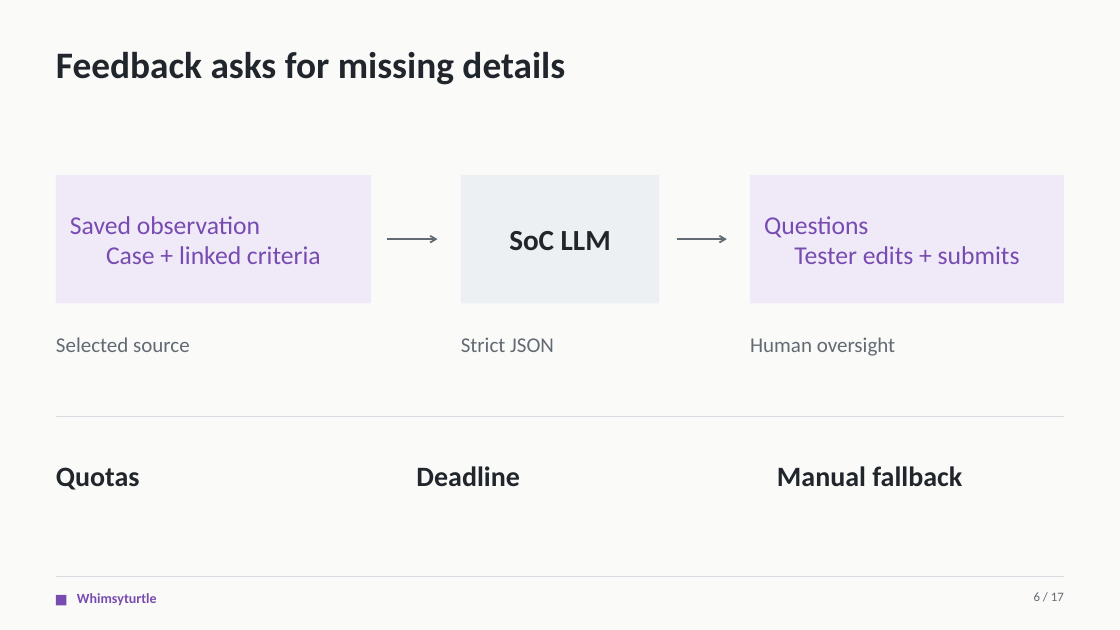
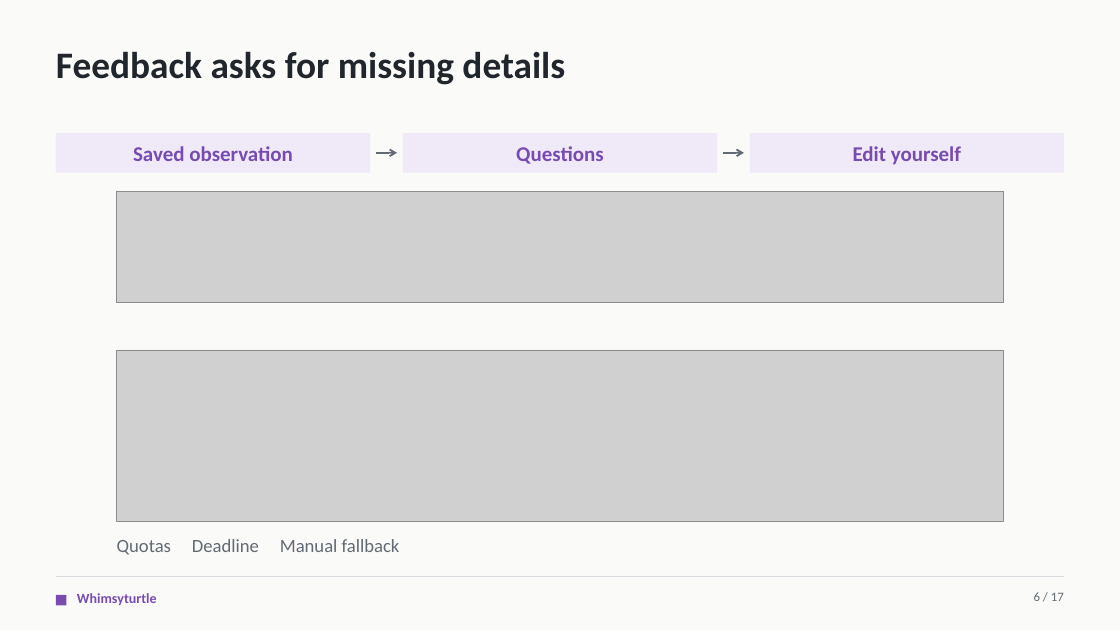
Before and after one commit to CS3227-2610-MP4-Relay/CS3227-2610-MP4, a slide deck: slide 6 of presentations/Relay-MP4.pptx. Drawn at 1120x630 pixels with LibreOffice and Linux fonts; fonts in the diff are those of the drawing; grey boxes stand for pictures. Boxes give left, top, right and bottom in pixels: in the first picture for what was removed or moved away, otherwise in the second. Text is boxed around its words. In the diff, an @@ line names an element or a change of style, - is before the commit and + after.

```diff
--- a/presentations/Relay-MP4.pptx
+++ b/presentations/Relay-MP4.pptx
@@ rectangle "Saved observation" resized from (x1=56, y1=175, x2=371, y2=303) to (x1=56, y1=133, x2=371, y2=172) @@
@@ text in rectangle at (x1=133, y1=146, x2=293, y2=161): text changed; size 22 to 18 pt; bold on @@
-Saved observation
-Case + linked criteria
+Saved observation
@@ rectangle added at (x1=403, y1=133, x2=718, y2=172), fill #F0EAF8, 18 pt, text #784BB1, bold @@
+Questions
@@ rectangle added at (x1=750, y1=133, x2=1065, y2=172), fill #F0EAF8, 18 pt, text #784BB1, bold @@
+Edit yourself
@@ arrow moved from (387, 239) - (438, 239) to (376, 153) - (397, 153) @@
@@ rectangle removed at (x1=461, y1=175, x2=660, y2=303) @@
-SoC LLM
@@ arrow moved from (677, 239) - (727, 239) to (723, 153) - (744, 153) @@
@@ rectangle removed at (x1=750, y1=175, x2=1065, y2=303) @@
-Questions
-Tester edits + submits
@@ picture added at (x1=117, y1=192, x2=1004, y2=302) @@
@@ text removed at (x1=56, y1=337, x2=190, y2=352) @@
-Selected source
@@ picture added at (x1=117, y1=350, x2=1004, y2=522) @@
@@ text removed at (x1=461, y1=337, x2=554, y2=352) @@
-Strict JSON
@@ text removed at (x1=750, y1=337, x2=895, y2=356) @@
-Human oversight
@@ line removed from (56, 417) to (1065, 417) @@
@@ text removed at (x1=56, y1=467, x2=140, y2=490) @@
-Quotas
@@ text removed at (x1=416, y1=466, x2=519, y2=486) @@
-Deadline
@@ text at (x1=117, y1=539, x2=400, y2=555): text changed; size 24 to 16 pt; text colour #20262B to #626A73; bold off @@
-Manual fallback
+Quotas Deadline Manual fallback
```
Also in this commit, not shown: 3 other slides changed, 3 other files.
